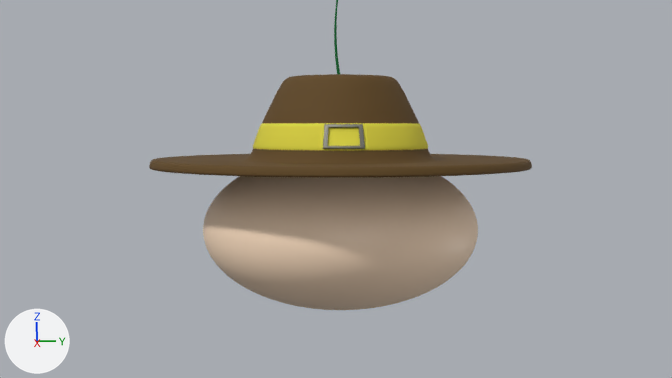
A saved change to the Blender file Assets/mage.blend.
The view is the same before and after, from the file's camera 'Camera'. Arrows for +X, +Y and +Z are at lower left; the lights stay in place.

Names of what the first picture shows: 'Hat', 'Sphere', 'buckle', 'strip'.
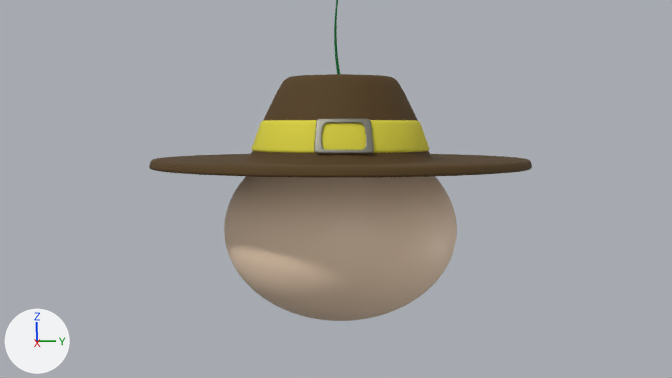
Boxes (x1, y1, x2, y2) around the edits, measured in the pictures (672 x 378 px):
'Sphere', rescaled (15% narrower, 8% taller): before (203, 176, 478, 310); after (224, 176, 457, 321)
'strip', reshaped, rescaled: before (253, 123, 428, 151); after (252, 120, 429, 153)
'buckle', reshaped, moved, rescaled (42% wider, 38% taller): before (323, 124, 365, 149); after (314, 119, 374, 154)
part 1 of me_cone_004, added: after (314, 119, 374, 154)
part 2 of me_cone_004, deleted: before (323, 124, 365, 149)

Patch to the scene script:
```diff
--- a/Assets/mage.blend.py
+++ b/Assets/mage.blend.py
@@ me_cone_003 @@
 # used by ob_strip; parent = ob_hat; location = (0.0, 0.0, 7.214); scale = (0.679, 0.679, 0.864)
-me_cone_003.from_pydata(...)  # 1320 vertices, 1194 faces; spans x -0.94..0.94, y -0.94..0.94, z -0.05..0.21
+me_cone_003.from_pydata(...)  # 1024 vertices, 898 faces; spans x -0.95..0.95, y -0.95..0.95, z -0.05..0.21
+# me_cone_003 part 3: 16 vertices moved within x -0.92..0.92, y -0.92..0.92, z -0.05; 1304 vertices removed from x -0.94..0.94, y -0.94..0.94, z -0.05..0.21; 1008 vertices added at x -0.95..0.95, y -0.95..0.95, z -0.05..0.21
 me_cone_003.materials.append(mat_hat_001)
@@ me_cone_004 @@
 # used by ob_buckle; parent = ob_hat; location = (0.0, 0.0, 7.214); scale = (0.679, 0.679, 0.864)
-me_cone_004.from_pydata(...)  # 220 vertices, 198 faces; spans x 0.827..0.959, y -0.183..0.229, z -0.02..0.171
+me_cone_004.from_pydata(...)  # 880 vertices, 880 faces; spans x -0.065..0.053, y -0.202..0.206, z -0.099..0.09
+# me_cone_004 part 1: 880 vertices added at x -0.065..0.053, y -0.202..0.206, z -0.099..0.09
+# me_cone_004 part 2: 220 vertices removed from x 0.827..0.959, y -0.183..0.229, z -0.02..0.171
 me_cone_004.materials.append(mat_hat_002)
@@ ob_sphere @@
 ob_sphere.location = (0.0, 0.0, 6.596)
-ob_sphere.scale = (1.0, 1.0, 0.573)
+ob_sphere.scale = (0.849, 0.849, 0.664)
@@ ob_strip @@
 ob_strip.location = (0.0, 0.0, 7.214)
-ob_strip.scale = (0.679, 0.679, 0.864)
+ob_strip.scale = (0.681, 0.681, 0.867)
@@ ob_buckle @@
 ob_buckle.matrix_parent_inverse = Matrix(((1.492, 0.0, 0.0, 0.0), (0.0, 1.492, 0.0, 0.0), (0.0, 0.0, 1.174, -8.467), (0.0, 0.0, 0.0, 1.0)))
-ob_buckle.location = (0.0, 0.0, 7.214)
-ob_buckle.scale = (0.679, 0.679, 0.864)
+ob_buckle.location = (0.61, 0.014, 7.288)
+ob_buckle.scale = (0.971, 0.971, 1.23)
```
